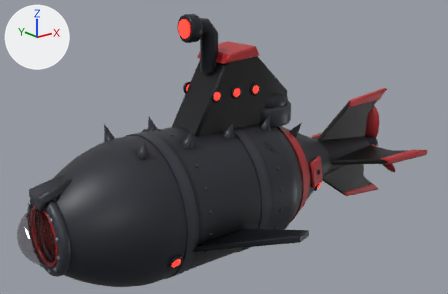
An edit to the glTF model models-src/enemy_boss.glb, drawn before and after from the same camera.
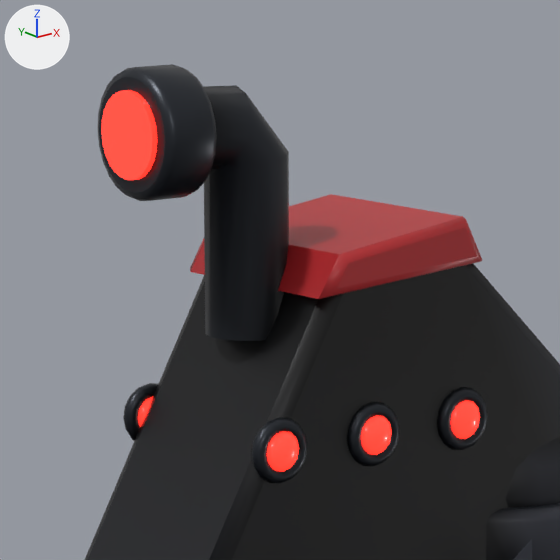
Each version appears first whole from a camera (50 mm lens) standing at (-6.03, -7.92, 3.85) and looking at (0.4, 0.12, 0.64), and next in a close-up on the part from 35% to 62% of the width and 0% to 41% of the height. Every picture has the same lights, and +X, +Y and +Z are marked at upper left. The older version's two pictures come first. Where no turn or scale is listed for an object, it has been applied to the vertices. Vertices at exactly the same position are counted once.

Objects in the first close-up: 'enemy_boss_body'.
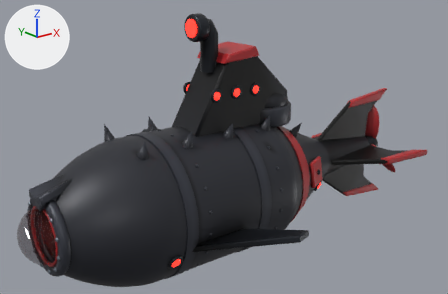
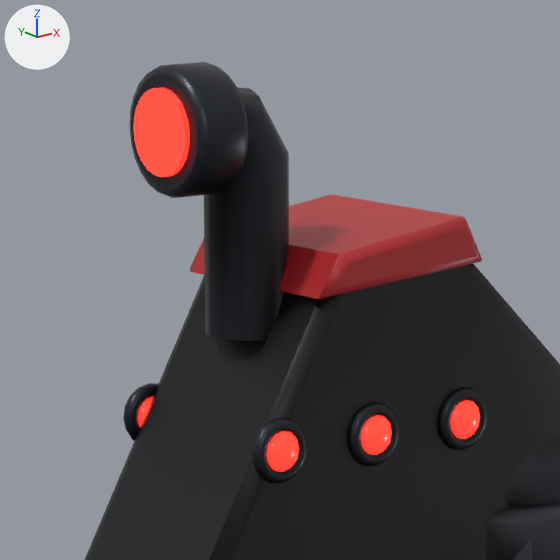
Pixel boxes [x1, y1, x2, y2] of what changed, in the close-ups (560 x 560 px; the box of a moved part takes in the faces that stretch with it):
'enemy_boss_body', reshaped: before [85, 64, 560, 560]; after [85, 62, 560, 560]
part 1 of me_enemy_boss_body, moved or reshaped: before [101, 90, 157, 180]; after [133, 88, 190, 177]
part 2 of me_enemy_boss_body, moved or reshaped: before [98, 64, 217, 201]; after [130, 62, 248, 198]
part 3 of me_enemy_boss_body, moved or reshaped: before [204, 85, 288, 170]; after [237, 87, 289, 166]

Edits to the bpy script that builds the scene:
```text
Change me_enemy_boss_body:
    where me_enemy_boss_body.from_pydata(...)  # 13375 vertices, 26088 faces; spans x -3.34..4.66, y -2.15..2.15, z -1.24..2.95
    used by ob_enemy_boss_body; location = (0.0, 0.0, 0.0)
    me_enemy_boss_body part 1: the loose piece of 48 vertices spanning x -0.49..-0.46, y -0.14..0.14, z 2.59..2.88 is moved by (0.13, 0.0, 0.0)
    me_enemy_boss_body part 2: the loose piece of 144 vertices spanning x -0.47..-0.26, y -0.22..0.22, z 2.52..2.95 is moved by (0.13, 0.0, 0.0)
    me_enemy_boss_body part 3: 28 of 13375 vertices moved; they spanned x -0.29..-0.05, y -0.14..0.14, z 2.59..2.88 and now span x -0.17..0.01, y -0.14..0.14, z 2.59..2.88; mean shift (0.08, 0.0, 0.0); largest move (-0.29, 0.1, 2.84) -> (-0.17, 0.1, 2.84)
```
